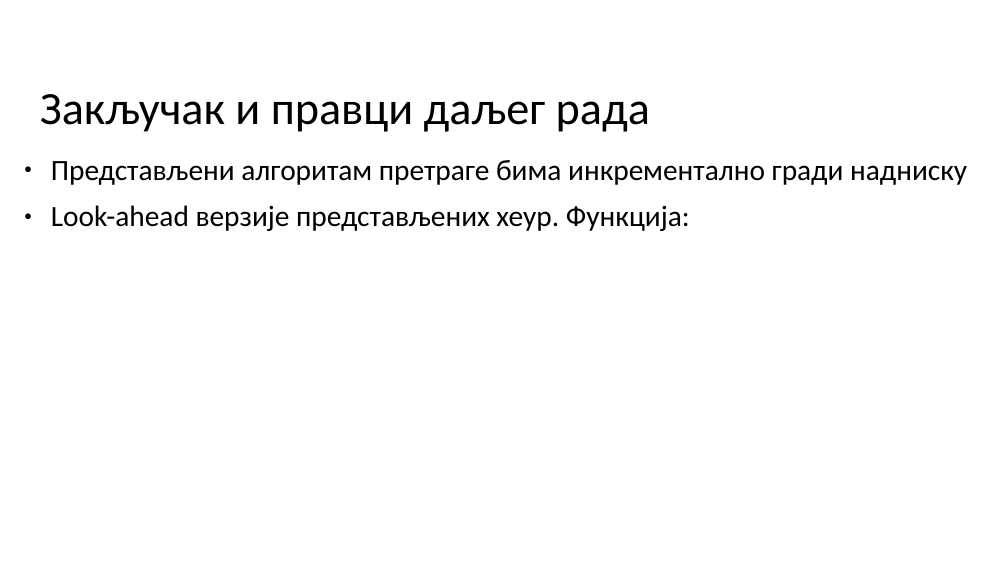
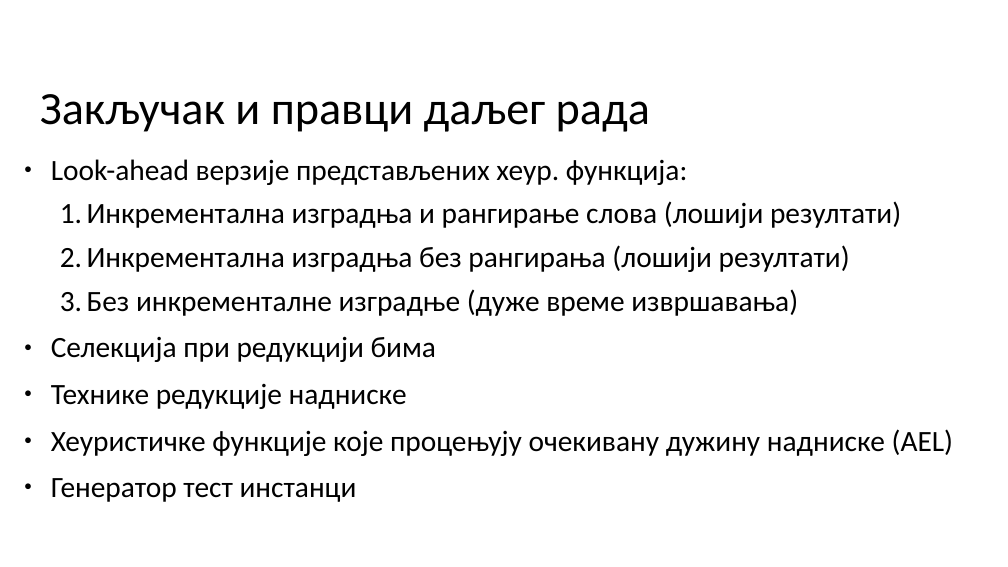
Before and after one commit to milosmikovic/Algorithms_For_Solving_Shortest_Common_Supersequence_Problem, a slide deck: slide 21 of Tekst/Prezentacija/MATF_primer_prezentacije.odp. Drawn at 1008x567 pixels with LibreOffice and Linux fonts; fonts in the diff are those of the drawing; background and template pictures are left out. Boxes give left, top, right and bottom in pixels: in the first picture for what was removed or moved away, otherwise in the second. Text is boxed around its words. In the diff, an @@ line names an element or a change of style, - is before the commit and + after.

```diff
--- a/Tekst/Prezentacija/MATF_primer_prezentacije.odp
+++ b/Tekst/Prezentacija/MATF_primer_prezentacije.odp
@@ text at (x1=51, y1=159, x2=953, y2=502): text changed @@
-● Представљени алгоритам претраге бима инкрементално гради надниску
-● Look-ahead верзије представљених хеур. Функција:
+● Look-ahead верзије представљених хеур. функција:
+  1. Инкрементална изградња и рангирање слова (лошији резултати)
+  2. Инкрементална изградња без рангирања (лошији резултати)
+  3. Без инкременталне изградње (дуже време извршавања)
+● Селекција при редукцији бима
+● Технике редукције надниске
+● Хеуристичке функције које процењују очекивану дужину надниске (AEL)
+● Генератор тест инстанци
```
Also in this commit, not shown: 5 other files.
